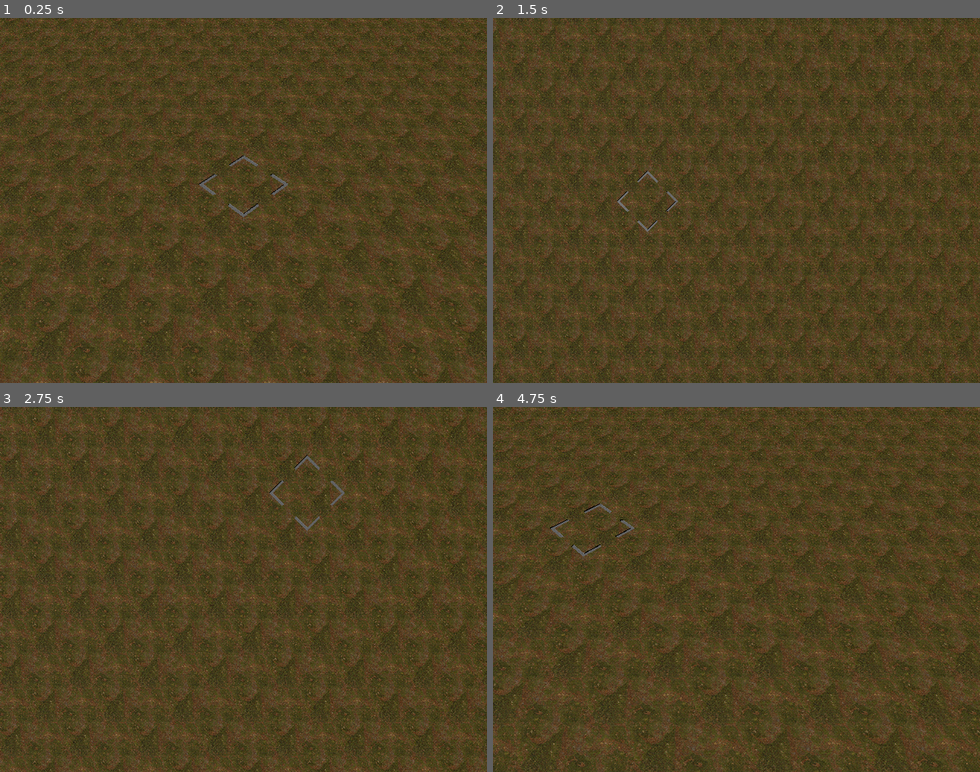
Above: before the commit, frames 1-4 (two rows, left to right).
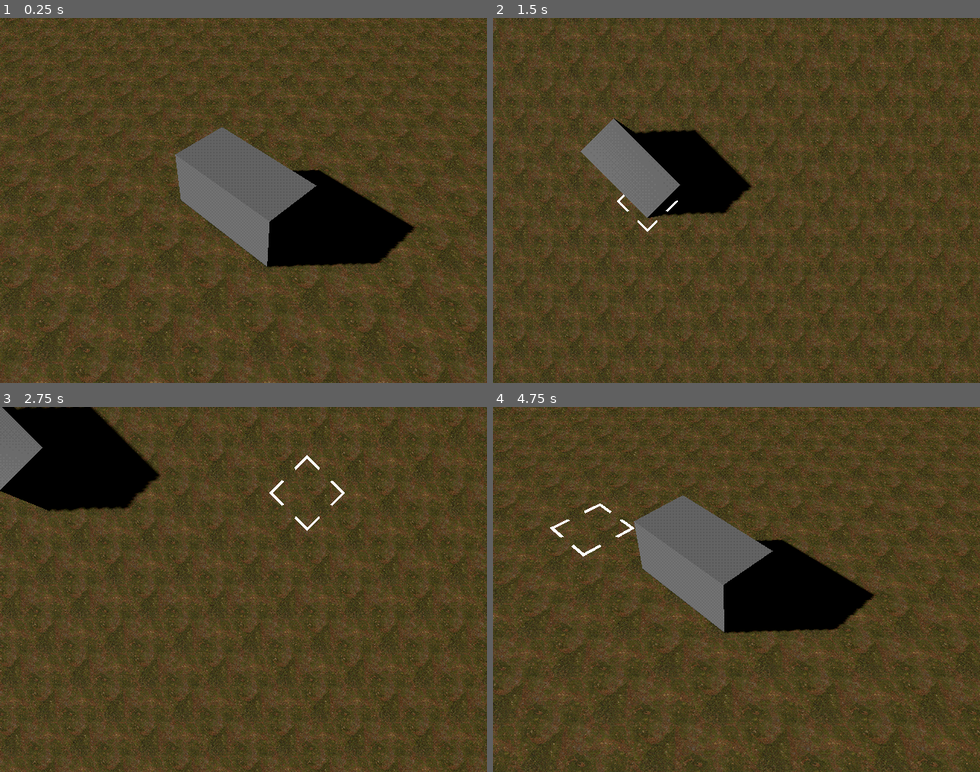
Above: after the commit, the same moments.

Repository: LucasBoe/Fiction
Game: Godot game, scene res://scenes/main.tscn
The game is run twice, just before and just after one commit, with the same random seed, the same clock (stepped at 60 frames per second) and the same inputs.
Inputs (mouse positions are in pixels of both pictures, inside the frame that each line leads up to):
- Up to frame 1 (0.25 s): no input
- Up to frame 2 (1.5 s): tap Enter at 0.5 s; move the mouse to (843, 182) at 0.52 s; hold D (move_right) 0.53-1.28 s; tap Tab (toggle_camera) at 0.6 s; click (843, 182) at 0.67 s; move the mouse to (639, 218) at 1.27 s; hold S (move_back) from 1.28 s (still down); tap Mouse wheel up (zoom_in) at 1.35 s; click (639, 218) at 1.42 s
- Up to frame 3 (2.75 s): move the mouse to (292, 509) at 2.02 s; release S (move_back) at 2.03 s; hold D (move_right) from 2.03 s (still down); tap Mouse wheel down (zoom_out) at 2.1 s; click (292, 509) at 2.17 s
- Up to frame 4 (4.75 s): move the mouse to (712, 662) at 2.77 s; release D (move_right) at 2.78 s; hold W (move_forward) 2.78-3.53 s; tap Tab (toggle_camera) at 2.85 s; click (712, 662) at 2.92 s; move the mouse to (882, 644) at 3.52 s; hold A (move_left) from 3.53 s (still down); tap Mouse wheel up (zoom_in) at 3.6 s; click (882, 644) at 3.67 s; move the mouse to (590, 534) at 4.27 s; tap Mouse wheel down (zoom_out) at 4.35 s; click (590, 534) at 4.42 s

The runs differ from the first frame. In frame 1, 11% of the frame differs, in the area x 35-86%, y 30-69%; in frame 2, 5.9%; in frame 3, 7.6%; in frame 4, 11%, in the area x 11-79%, y 24-62%.

Commit message:
ADDED: wagon raycasting

Diff:
--- a/scenes/main.tscn
+++ b/scenes/main.tscn
@@ -1,15 +1,36 @@
-[gd_scene load_steps=6 format=3 uid="uid://b4g3uav2f0004"]
+[gd_scene load_steps=10 format=3 uid="uid://b4g3uav2f0004"]
 
 [ext_resource type="Script" uid="uid://dqkdol1omhl6q" path="res://scripts/map_loader.gd" id="1_jyhfs"]
+[ext_resource type="Script" uid="uid://chfd1qr1wrqpm" path="res://scripts/wagon.gd" id="2_o6xl0"]
+[ext_resource type="ArrayMesh" uid="uid://oio6n4u3cgbv" path="res://meshes/cube1x2.obj" id="2_tefeu"]
 [ext_resource type="Script" uid="uid://b4fgi7bkj10bh" path="res://scripts/raycast_handler.gd" id="3_jyhfs"]
 [ext_resource type="Script" uid="uid://bi12xtbot7xcv" path="res://scripts/camera.gd" id="3_sugp2"]
 [ext_resource type="PackedScene" path="res://scenes/PostProcessing.tscn" id="4_jyhfs"]
 [ext_resource type="ArrayMesh" uid="uid://c4lua1h8uyfcy" path="res://meshes/selection_Cursor.obj" id="4_tbgi4"]
 
+[sub_resource type="BoxShape3D" id="BoxShape3D_o6xl0"]
+size = Vector3(2, 1, 1)
+
+[sub_resource type="StandardMaterial3D" id="StandardMaterial3D_tbgi4"]
+shading_mode = 0
+
 [node name="main" type="Node"]
 
 [node name="MapLoader" type="Node3D" parent="."]
 script = ExtResource("1_jyhfs")
+
+[node name="PlayerContent" type="Node3D" parent="."]
+
+[node name="Wagon" type="StaticBody3D" parent="PlayerContent"]
+script = ExtResource("2_o6xl0")
+grid_size = Vector2i(2, 1)
+
+[node name="Mesh" type="MeshInstance3D" parent="PlayerContent/Wagon"]
+mesh = ExtResource("2_tefeu")
+
+[node name="CollisionShape3D" type="CollisionShape3D" parent="PlayerContent/Wagon"]
+transform = Transform3D(1, 0, 0, 0, 1, 0, 0, 0, 1, 0, 0.5, 0)
+shape = SubResource("BoxShape3D_o6xl0")
 
 [node name="Camera" type="Node3D" parent="."]
 script = ExtResource("3_sugp2")
@@ -23,11 +44,14 @@
 transform = Transform3D(0.707107, -0.707107, -3.09086e-08, 0, -4.37114e-08, 1, -0.707107, -0.707107, -3.09086e-08, 0, 6, 0)
 visible = false
 
-[node name="RaycastHandler" type="Node" parent="."]
+[node name="RaycastHandler" type="Node3D" parent="."]
 script = ExtResource("3_jyhfs")
 
 [node name="Cursor" type="MeshInstance3D" parent="RaycastHandler"]
 mesh = ExtResource("4_tbgi4")
+surface_material_override/0 = SubResource("StandardMaterial3D_tbgi4")
+
+[node name="RayCast3D" type="RayCast3D" parent="RaycastHandler"]
 
 [node name="DirectionalLight3D" type="DirectionalLight3D" parent="."]
 transform = Transform3D(0.804324, -9.58829e-08, -0.594191, 0.358686, 0.797247, 0.485533, 0.473717, -0.603653, 0.641245, 0, 10, 0)
--- /dev/null
+++ b/scripts/moveable.gd
@@ -0,0 +1,4 @@
+extends StaticBody3D
+class_name Moveable
+
+@export var grid_size : Vector2i
--- a/scripts/raycast_handler.gd
+++ b/scripts/raycast_handler.gd
@@ -1,28 +1,43 @@
-extends Node
+extends Node3D
 
 @onready var camera_handler = $"../Camera"
 @onready var cursor_3d = $Cursor
 
+var currently_hovered_moveable
+
 func _process(delta):
+
+	currently_hovered_moveable = raycast_for_object(Moveable)
+
+	var grid_pos = raycast_for_position_on_grid()
+	if grid_pos != null:
+		cursor_3d.global_position = grid_pos + Vector3(0, .025, 0)
+
+	if (currently_hovered_moveable != null):
+		print("hover moveable")
+
+func raycast_for_object(target_class_type):
+	var space_state = get_world_3d().direct_space_state
+	var mouse_pos: Vector2 = get_viewport().get_mouse_position()
+	var cam = camera_handler.get_current_camera()
+	var origin = cam.project_ray_origin(mouse_pos)
+	var end = origin + cam.project_ray_normal(mouse_pos) * 100
+	var query = PhysicsRayQueryParameters3D.create(origin, end)
+	query.collide_with_areas = true
+	var result = space_state.intersect_ray(query)
+
+	if (result.size() > 0 and is_instance_of(result.collider, target_class_type)):
+		return result.collider
+
+func raycast_for_position_on_grid():
 	var hit_pos = get_mouse_on_y0_plane()
+
 	if hit_pos != null:
-		print("Hit on y = 0 plane at: ", hit_pos)
 		var x = round(hit_pos.x - .5) + .5
 		var z = round(hit_pos.z - .5) + .5
-		cursor_3d.global_position = Vector3(x, .025, z)
-	else:
-		print("No intersection with y = 0 plane.")
+		return Vector3(x,0,z)
 
-func _unhandled_input(event: InputEvent) -> void:
-	if event is InputEventMouseButton \
-	and event.button_index == MOUSE_BUTTON_LEFT \
-	and event.pressed:
-		var hit_pos = get_mouse_on_y0_plane()
-		if hit_pos != null:
-			print("Hit on y = 0 plane at: ", hit_pos)
-		else:
-			print("No intersection with y = 0 plane.")
-
+	return null
 
 func get_mouse_on_y0_plane():
 	var camera = camera_handler.get_current_camera()
--- /dev/null
+++ b/scripts/wagon.gd
@@ -0,0 +1,2 @@
+extends Moveable
+class_name Wagon
Not shown, added: scripts/moveable.gd.uid
Not shown, added: scripts/wagon.gd.uid
